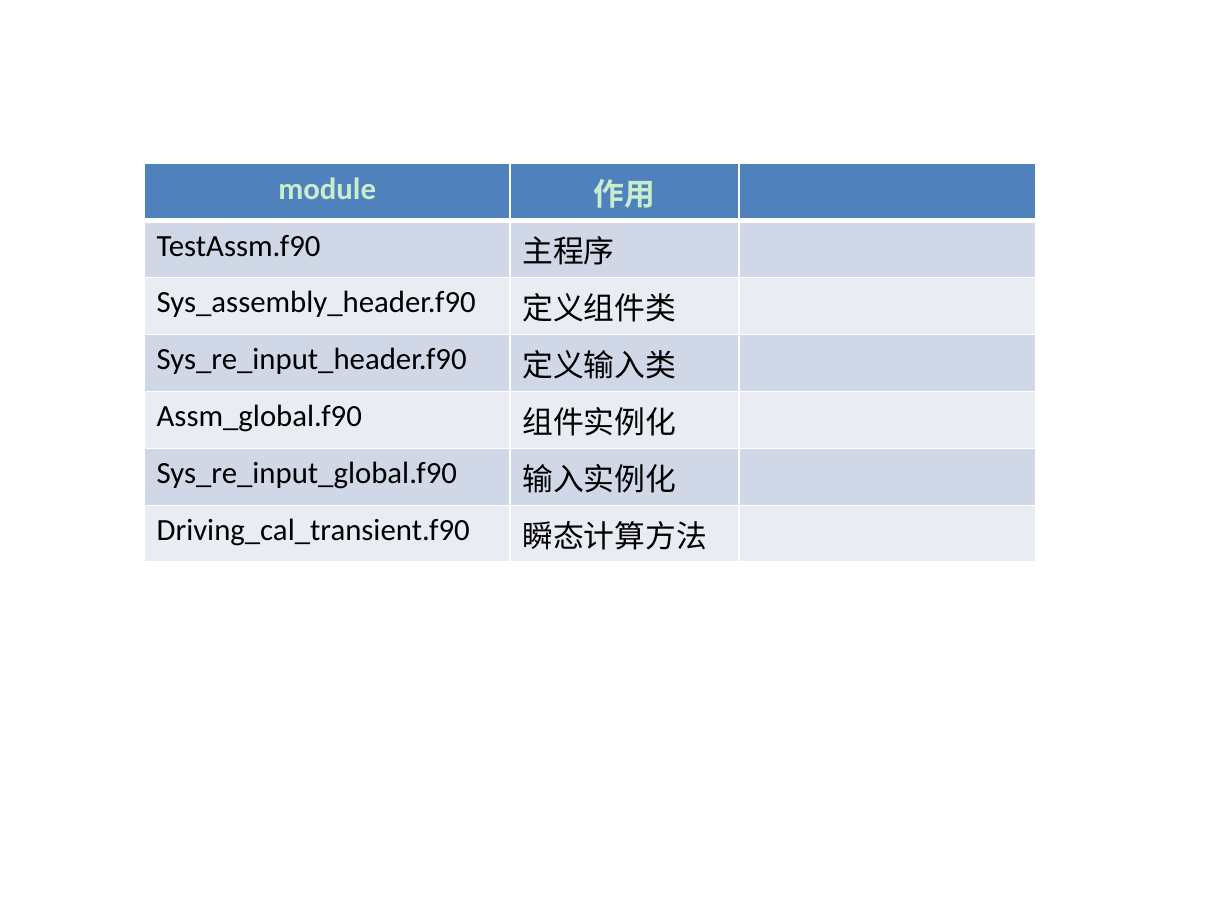
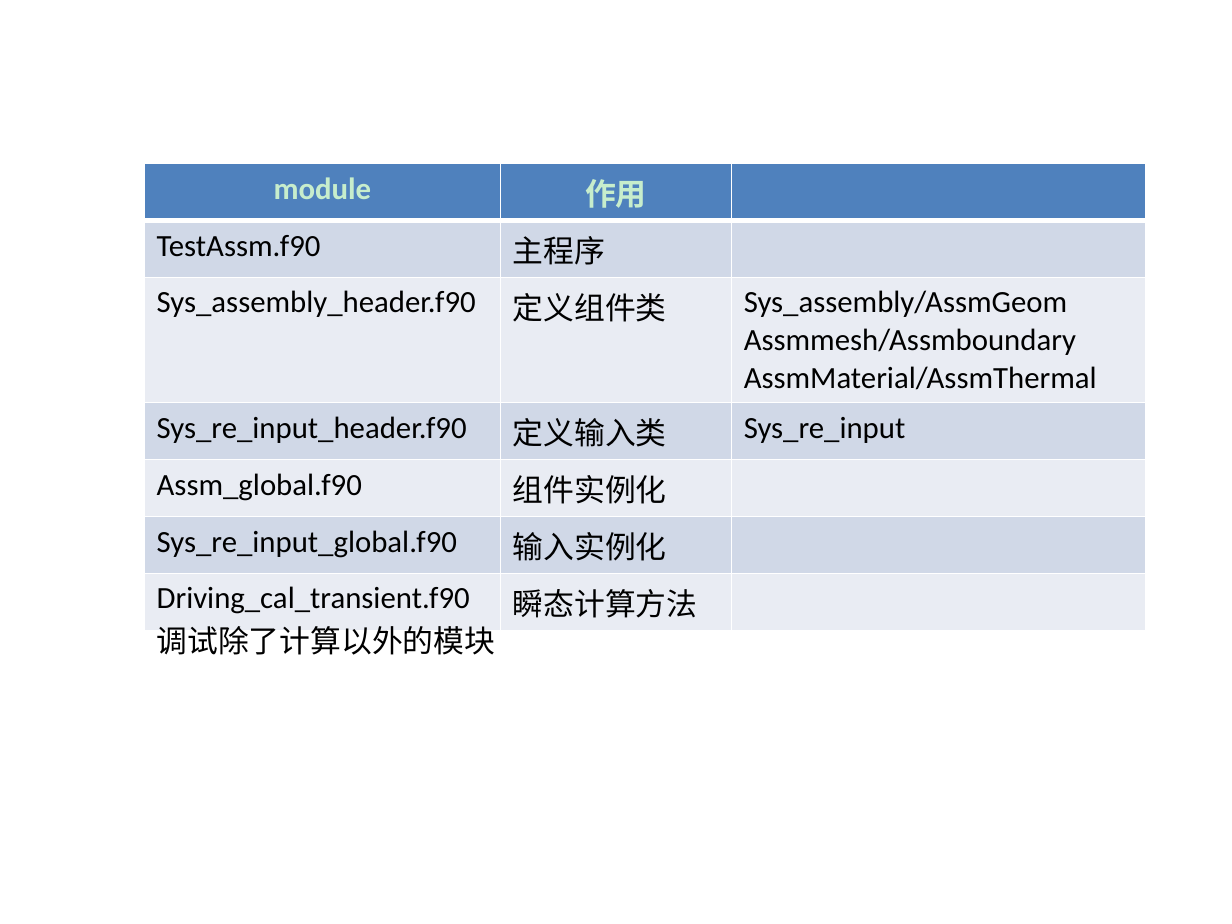
Before and after one commit to chenkangustc/assembly, a slide deck: slide 1 of assembly/debugassembly/程序框架.pptx. Drawn at 1232x924 pixels with LibreOffice and Linux fonts; fonts in the diff are those of the drawing. Boxes give left, top, right and bottom in pixels: in the first picture for what was removed or moved away, otherwise in the second. Text is boxed around its words. In the diff, an @@ line names an element or a change of style, - is before the commit and + after.

```diff
--- a/assembly/debugassembly/程序框架.pptx
+++ b/assembly/debugassembly/程序框架.pptx
@@ table at [144,164,1146,622] @@
-row 3, column 3: 
+row 3, column 3: Sys_assembly/AssmGeom / Assmmesh/Assmboundary / AssmMaterial/AssmThermal
-row 4, column 3: 
+row 4, column 3: Sys_re_input
@@ table: place and size @@
-table at [144,164,1036,554]
+table at [144,164,1146,622]
@@ text added at [156,626,495,655], 18 pt, text #000000 @@
+调试除了计算以外的模块
```
Also in this commit, not shown: 3 slides added, 37 other files.
